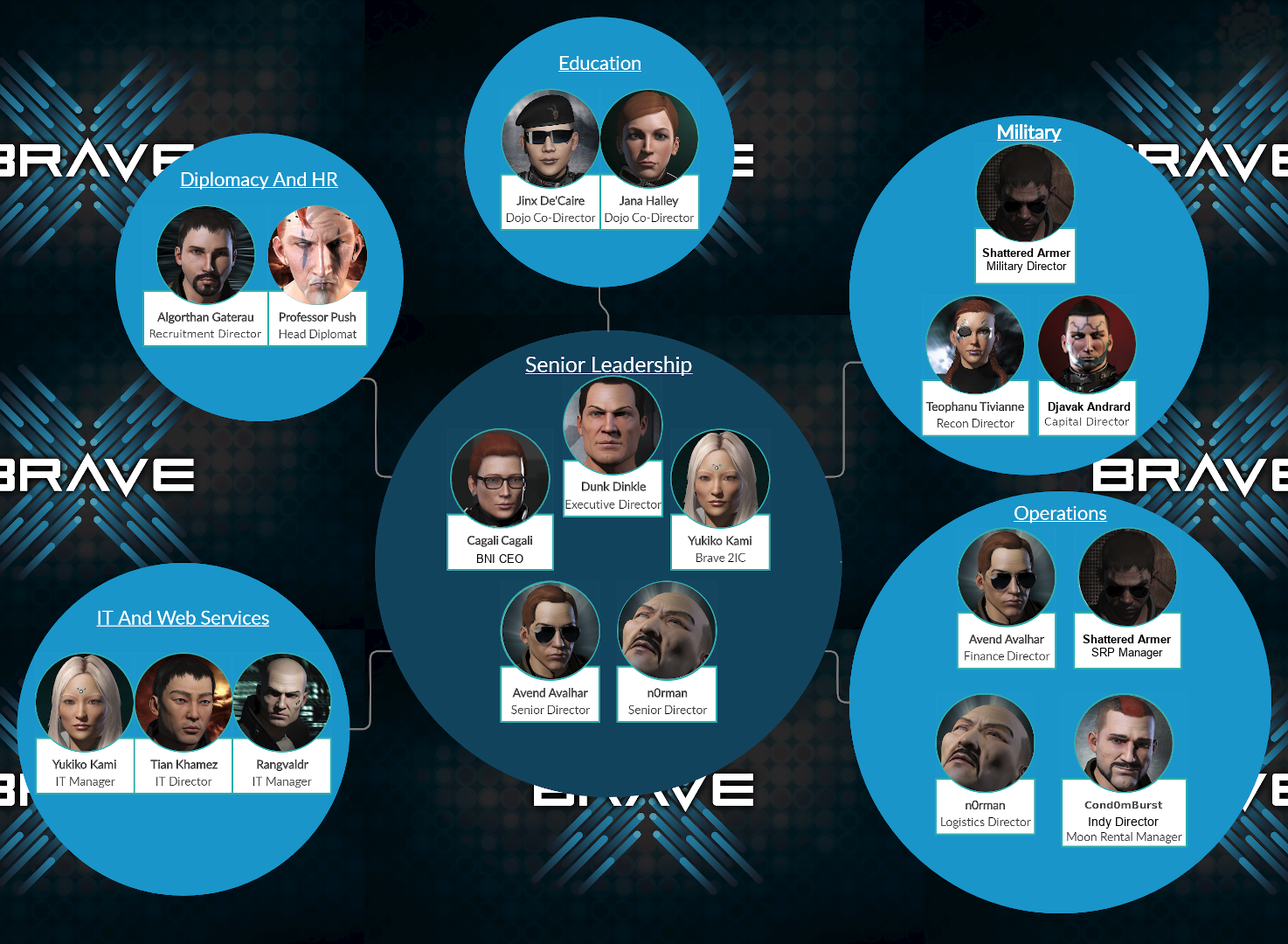
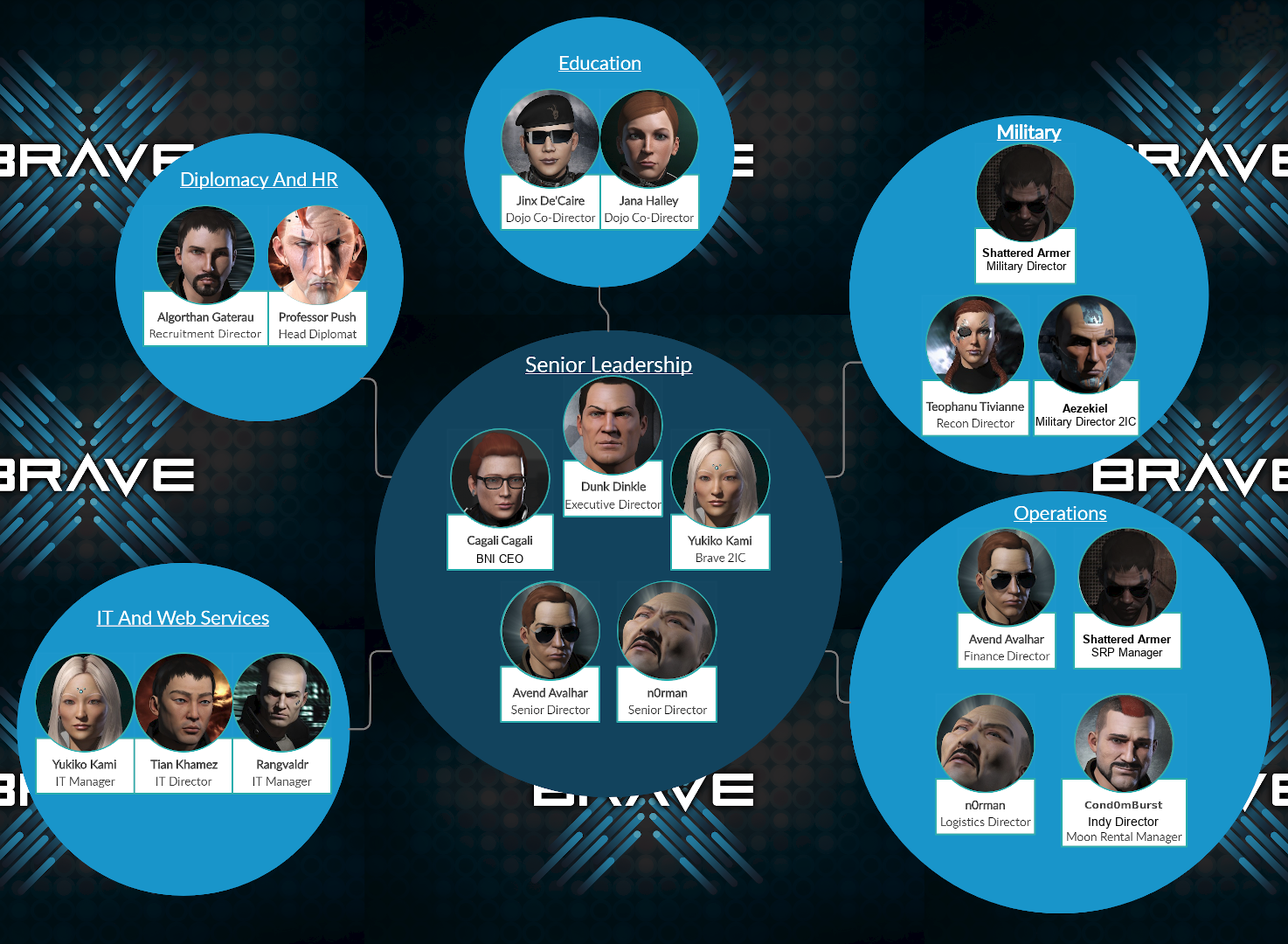
Layered file, before and after one edit (1288px x 944px). Changes by layer:
added layer "Aezekiel name, title" in group "Military" over bbox(1035, 403, 1136, 429)
added layer "remove title" in group "Military" over bbox(1043, 416, 1134, 429)
added layer "Aezekiel portrait" in group "Military" over bbox(1038, 295, 1136, 394)
added layer "wider background left" in group "Military" over bbox(1032, 378, 1040, 437)
added layer "wider background right" in group "Military" over bbox(1132, 379, 1141, 437)
hid "Djavak name" over bbox(1047, 401, 1131, 414)
hid "Djavak portrait" over bbox(1038, 295, 1136, 394)
